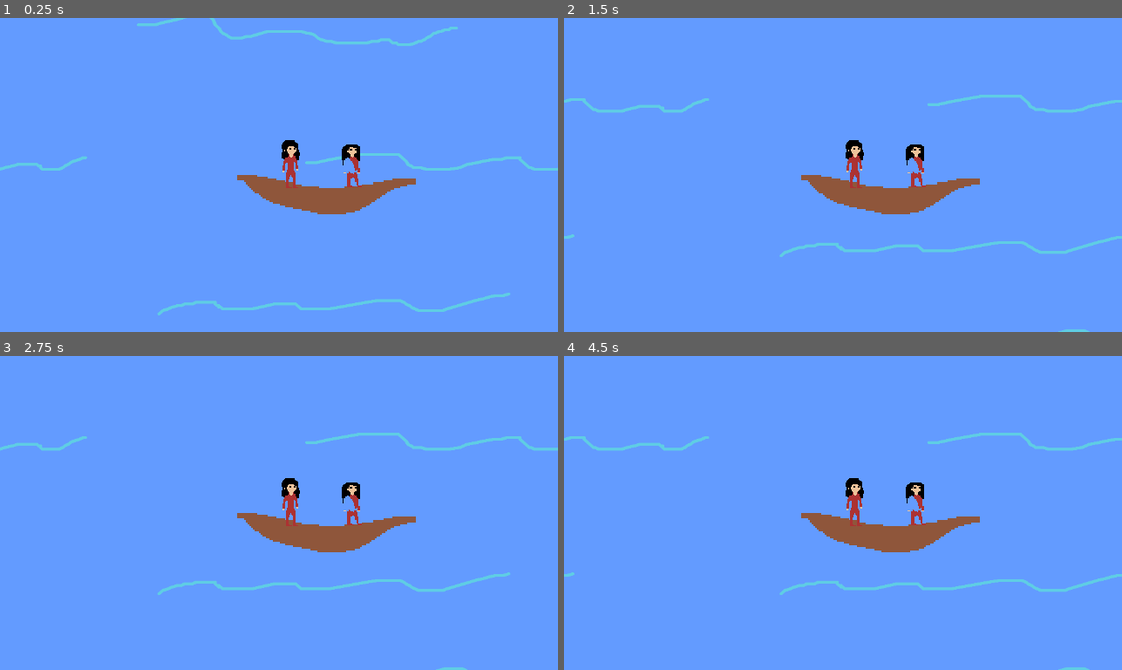
Above: before the commit, frames 1-4 (two rows, left to right).
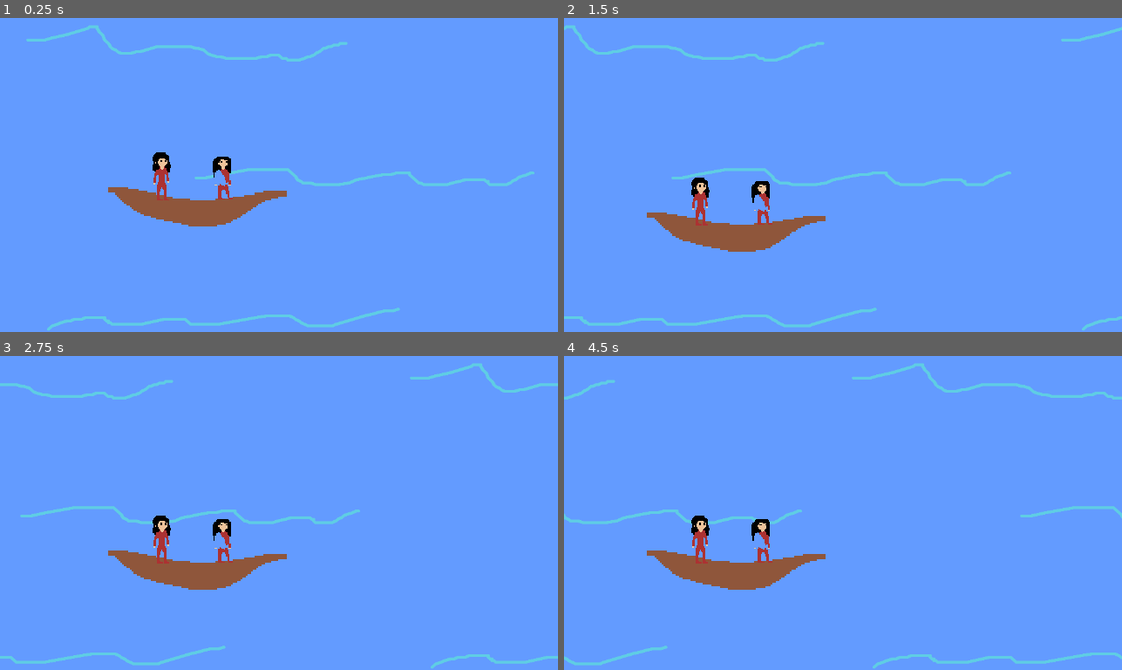
Above: after the commit, the same moments.

Repository: SteeRevo/BirthdayProject
Game: Godot game, scene res://minigame.tscn
The game is run twice, just before and just after one commit, with the same random seed, the same clock (stepped at 60 frames per second) and the same inputs. The engine's default icon, where the game draws it, is replaced by a stand-in: a white triangle on a blue panel in a dark square.
Inputs:
- Up to frame 1 (0.25 s): no input
- Up to frame 2 (1.5 s): hold D (Player1Right) 0.53-1.28 s; tap Down (Player2Down) at 0.6 s; hold S (Player1Down) from 1.28 s (still down); tap Left (Player2Left) at 1.35 s
- Up to frame 3 (2.75 s): release S (Player1Down) at 2.03 s; hold D (Player1Right) from 2.03 s (still down); tap Right (Player2Right) at 2.1 s
- Up to frame 4 (4.5 s): release D (Player1Right) at 2.78 s; hold W (Player1Up) 2.78-3.53 s; tap Up (Player2Up) at 2.85 s; hold A (Player1Left) from 3.53 s (still down); tap Down (Player2Down) at 3.6 s; tap Left (Player2Left) at 4.35 s

The runs differ from the first frame. In frame 1, 8.3% of the frame differs, in the area x 0-100%, y 0-100%; in frame 2, 8.0%; in frame 3, 7.9%; in frame 4, 8.1%.

Commit message:
added moving background

Diff:
--- /dev/null
+++ b/ParallaxBackground.gd
@@ -0,0 +1,11 @@
+extends ParallaxBackground
+
+
+# Called when the node enters the scene tree for the first time.
+func _ready():
+	pass # Replace with function body.
+
+
+# Called every frame. 'delta' is the elapsed time since the previous frame.
+func _process(delta):
+	scroll_offset.x -= 40 * delta
--- a/Player2.gd
+++ b/Player2.gd
@@ -1,7 +1,7 @@
 extends CharacterBody2D
 
 
-const SPEED = 500.0
+const SPEED = 200.0
 
 
 
--- a/minigame.tscn
+++ b/minigame.tscn
@@ -1,10 +1,11 @@
-[gd_scene load_steps=10 format=3 uid="uid://b07td77k8fr8x"]
+[gd_scene load_steps=16 format=3 uid="uid://b07td77k8fr8x"]
 
 [ext_resource type="Texture2D" uid="uid://cygvyl3jpcxij" path="res://PlayerSprites/mamaTemp.png" id="2_8b0hp"]
 [ext_resource type="Texture2D" uid="uid://dypabwpbld45q" path="res://icon.svg" id="2_tv4uw"]
 [ext_resource type="Script" path="res://Player2.gd" id="3_2kb6p"]
 [ext_resource type="Texture2D" uid="uid://2qc7ns1swxpe" path="res://PlayerSprites/leoniTemp.png" id="4_3af71"]
 [ext_resource type="Texture2D" uid="uid://r2ahtleimap8" path="res://PlayerSprites/boat.png" id="5_ahmar"]
+[ext_resource type="Script" path="res://ParallaxBackground.gd" id="6_rvg5c"]
 [ext_resource type="Texture2D" uid="uid://cwtdh0ekt6nxn" path="res://PlayerSprites/water.png" id="7_h1qbf"]
 
 [sub_resource type="RectangleShape2D" id="RectangleShape2D_p2rvf"]
@@ -16,33 +17,55 @@
 [sub_resource type="CircleShape2D" id="CircleShape2D_k2dvv"]
 radius = 82.7647
 
+[sub_resource type="WorldBoundaryShape2D" id="WorldBoundaryShape2D_mh4fg"]
+resource_local_to_scene = true
+normal = Vector2(0.999931, 0.0117639)
+distance = -38.9973
+
+[sub_resource type="WorldBoundaryShape2D" id="WorldBoundaryShape2D_ynswk"]
+resource_local_to_scene = true
+normal = Vector2(-0.0163912, -0.999866)
+distance = 18.9974
+
+[sub_resource type="WorldBoundaryShape2D" id="WorldBoundaryShape2D_hg2hq"]
+resource_local_to_scene = true
+normal = Vector2(-0.0192272, -0.999815)
+distance = 20.8615
+
+[sub_resource type="WorldBoundaryShape2D" id="WorldBoundaryShape2D_y2cpd"]
+resource_local_to_scene = true
+normal = Vector2(-1, 0)
+distance = 4.0
+
+[sub_resource type="WorldBoundaryShape2D" id="WorldBoundaryShape2D_weyq8"]
+resource_local_to_scene = true
+normal = Vector2(0, 1)
+distance = 26.0
+
 [node name="Minigame" type="Node2D"]
 
-[node name="Player2" type="CharacterBody2D" parent="."]
+[node name="PlayerBoat" type="CharacterBody2D" parent="."]
 position = Vector2(109, 95)
 script = ExtResource("3_2kb6p")
 
-[node name="Boat" type="Sprite2D" parent="Player2"]
+[node name="Boat" type="Sprite2D" parent="PlayerBoat"]
 texture_filter = 1
 position = Vector2(4.25, 6.25)
 scale = Vector2(1.025, 1.025)
 texture = ExtResource("5_ahmar")
 
-[node name="CollisionShape2D" type="CollisionShape2D" parent="Player2"]
+[node name="CollisionShape2D" type="CollisionShape2D" parent="PlayerBoat"]
 position = Vector2(6.25, 11.25)
 rotation = 0.00901031
 shape = SubResource("RectangleShape2D_p2rvf")
 
-[node name="LeoniTemp" type="Sprite2D" parent="Player2"]
+[node name="LeoniTemp" type="Sprite2D" parent="PlayerBoat"]
 texture_filter = 1
 position = Vector2(18.75, -5.24999)
 scale = Vector2(0.66, 0.58)
 texture = ExtResource("4_3af71")
 
-[node name="Camera2D" type="Camera2D" parent="Player2"]
-position = Vector2(-23, 2)
-
-[node name="MamaTemp" type="Sprite2D" parent="Player2"]
+[node name="MamaTemp" type="Sprite2D" parent="PlayerBoat"]
 texture_filter = 1
 position = Vector2(-16.5625, -4.26109)
 scale = Vector2(0.502501, 0.549557)
@@ -67,11 +90,35 @@
 shape = SubResource("CircleShape2D_k2dvv")
 
 [node name="ParallaxBackground" type="ParallaxBackground" parent="."]
+script = ExtResource("6_rvg5c")
 
 [node name="ParallaxLayer" type="ParallaxLayer" parent="ParallaxBackground"]
 motion_mirroring = Vector2(320, 0)
 
 [node name="waterBG" type="Sprite2D" parent="ParallaxBackground/ParallaxLayer"]
-position = Vector2(158.25, 114.25)
+position = Vector2(179, 116)
 scale = Vector2(0.3575, 0.3175)
 texture = ExtResource("7_h1qbf")
+
+[node name="StaticBody2D" type="StaticBody2D" parent="."]
+
+[node name="CollisionShape2D" type="CollisionShape2D" parent="StaticBody2D"]
+position = Vector2(39, 73)
+shape = SubResource("WorldBoundaryShape2D_mh4fg")
+
+[node name="CollisionShape2D2" type="CollisionShape2D" parent="StaticBody2D"]
+position = Vector2(81, 202)
+shape = SubResource("WorldBoundaryShape2D_ynswk")
+
+[node name="CollisionShape2D3" type="CollisionShape2D" parent="StaticBody2D"]
+position = Vector2(282, 201)
+shape = SubResource("WorldBoundaryShape2D_hg2hq")
+
+[node name="CollisionShape2D4" type="CollisionShape2D" parent="StaticBody2D"]
+position = Vector2(318, 72)
+shape = SubResource("WorldBoundaryShape2D_y2cpd")
+
+[node name="CollisionShape2D5" type="CollisionShape2D" parent="StaticBody2D"]
+position = Vector2(164, 1)
+scale = Vector2(1.76, 1)
+shape = SubResource("WorldBoundaryShape2D_weyq8")
--- a/project.godot
+++ b/project.godot
@@ -66,6 +66,10 @@
 ]
 }
 
+[physics]
+
+common/physics_ticks_per_second=140
+
 [rendering]
 
 renderer/rendering_method="mobile"
